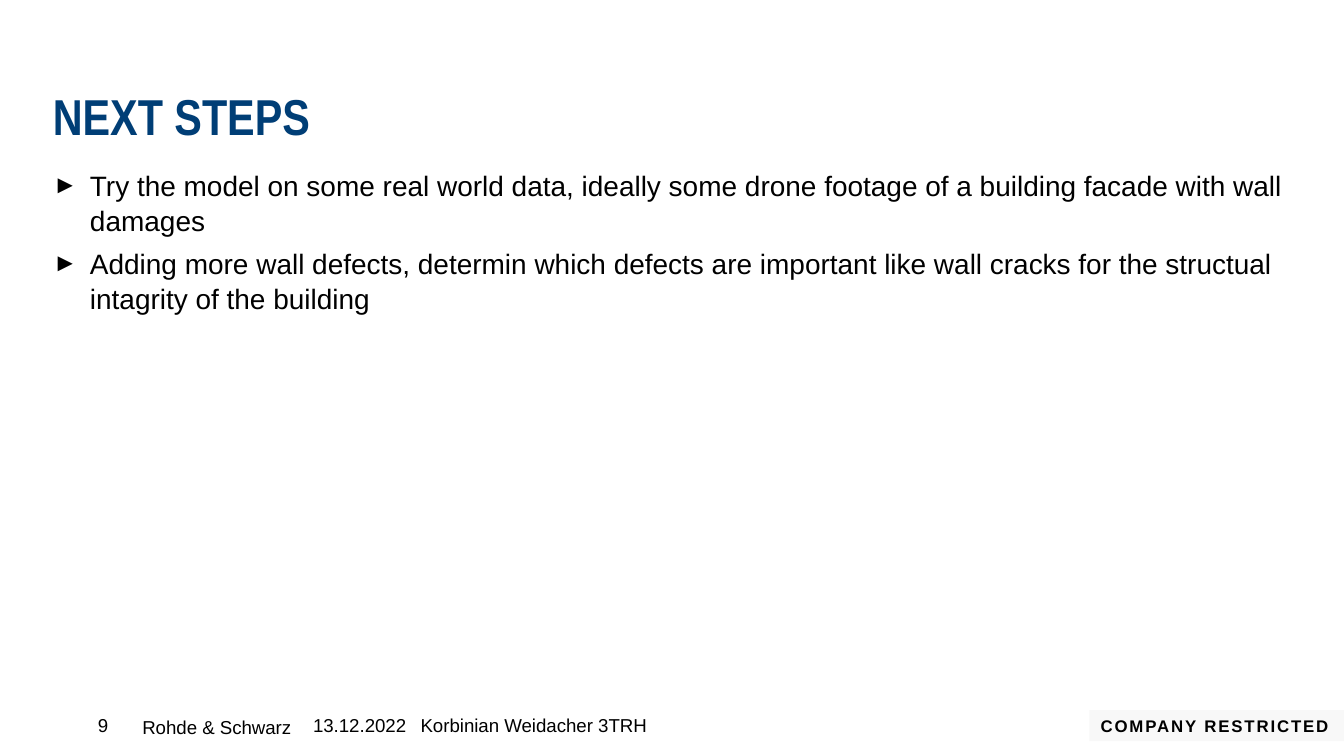
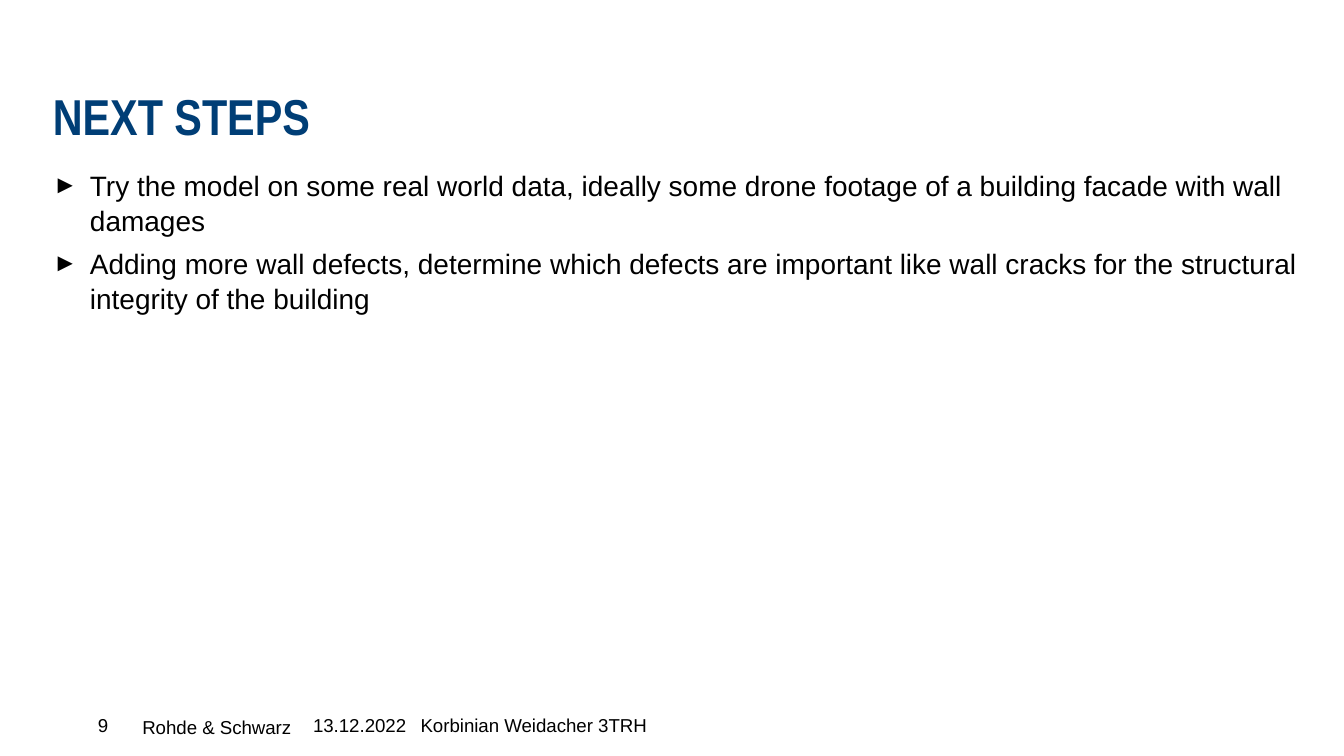
Before and after one commit to 96korbi/BuildingInspectionDeepL, a slide deck: slide 9 of Project_NYP.pptx. Drawn at 1344x756 pixels with LibreOffice and Linux fonts; fonts in the diff are those of the drawing; background and template pictures are left out. Boxes give left, top, right and bottom in pixels: in the first picture for what was removed or moved away, otherwise in the second. Text is boxed around its words. In the diff, an @@ line names an element or a change of style, - is before the commit and + after.

```diff
--- a/Project_NYP.pptx
+++ b/Project_NYP.pptx
@@ text at (90, 253, 1296, 314): text changed @@
-► Adding more wall defects, determin which defects are important like wall cracks for the structual intagrity of the building
+► Adding more wall defects, determine which defects are important like wall cracks for the structural integrity of the building
@@ rectangle removed at (1090, 710, 1344, 741) @@
-COMPANY RESTRICTED
```
Also in this commit, not shown: 9 other slides changed.
